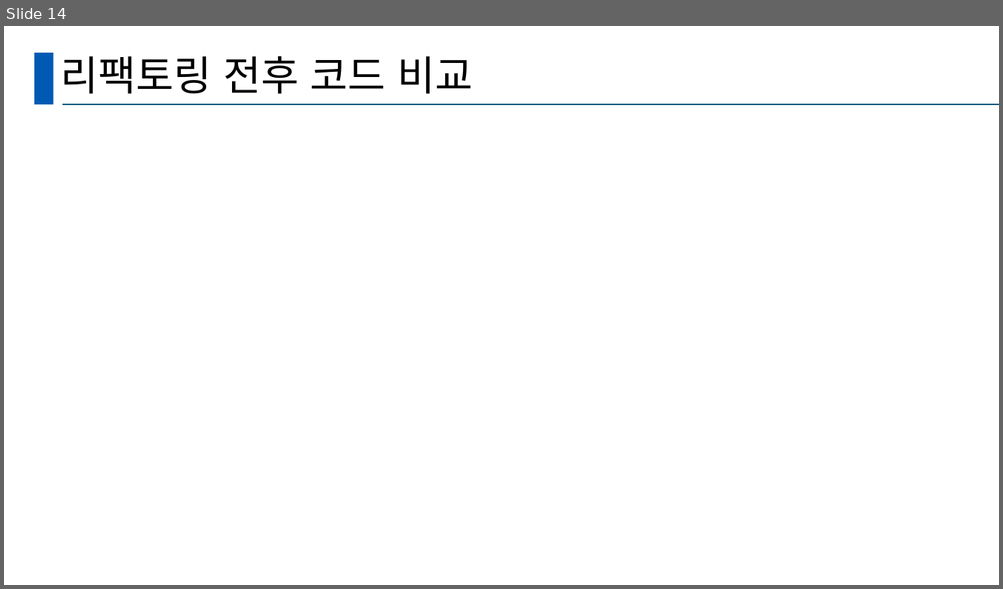
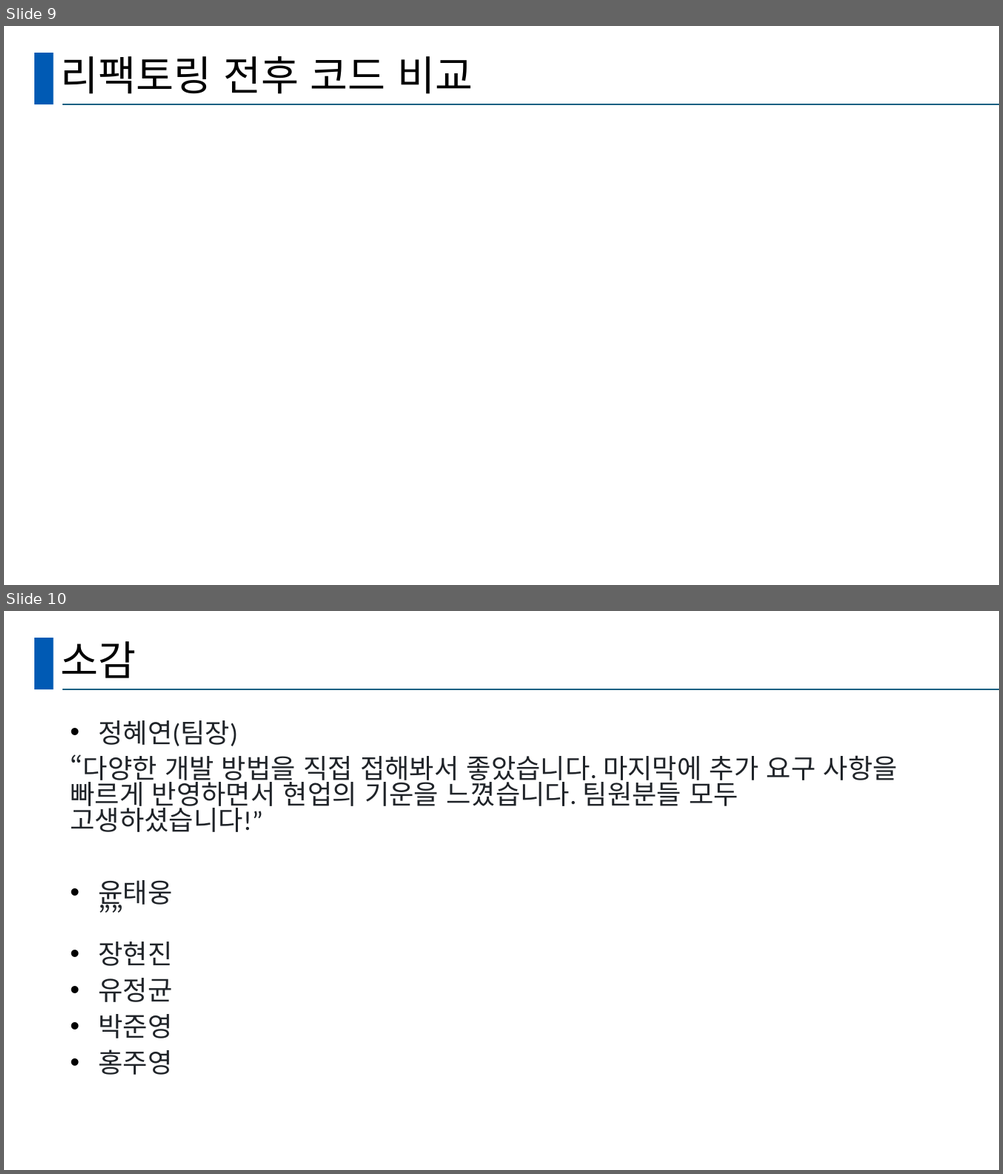
Before and after one commit to hy-ra-na/presentation_Americano, a slide deck: 발표양식.pptx. Shown one above the other, each under a label of ours: slide 14 before the commit, slides 9 and 10 after it. The pictures are 1003x589 and 1003x1174 pixels, drawn with LibreOffice and Linux fonts; fonts in the diff are those of the drawing. Boxes give left, top, right and bottom in pixels: in the first picture for what was removed or moved away, otherwise in the second. Text is boxed around its words. In the diff, an @@ line names an element or a change of style, - is before the commit and + after.

```diff
--- a/발표양식.pptx
+++ b/발표양식.pptx
@@ slide 10 added at bbox=[4, 611, 999, 1170], background #FFFFFF; not listed: 2 template elements that a slide beside it also shows @@
@@ title added at bbox=[61, 641, 136, 678], 39.6 pt, text #000000 @@
+소감
@@ text added at bbox=[70, 721, 897, 1075], 25.9 pt, text #1F2328 @@
+• 정혜연(팀장)
+“다양한 개발 방법을 직접 접해봐서 좋았습니다. 마지막에 추가 요구 사항을 빠르게 반영하면서 현업의 기운을 느꼈습니다. 팀원분들 모두 고생하셨습니다!”
+• 윤태웅
+  ””
+• 장현진
+• 유정균
+• 박준영
+• 홍주영
@@ what was slide 14 is now slide 9 @@
```
Also in this commit, not shown: 4 slides changed, 1 other slide added, 9 slides removed.
